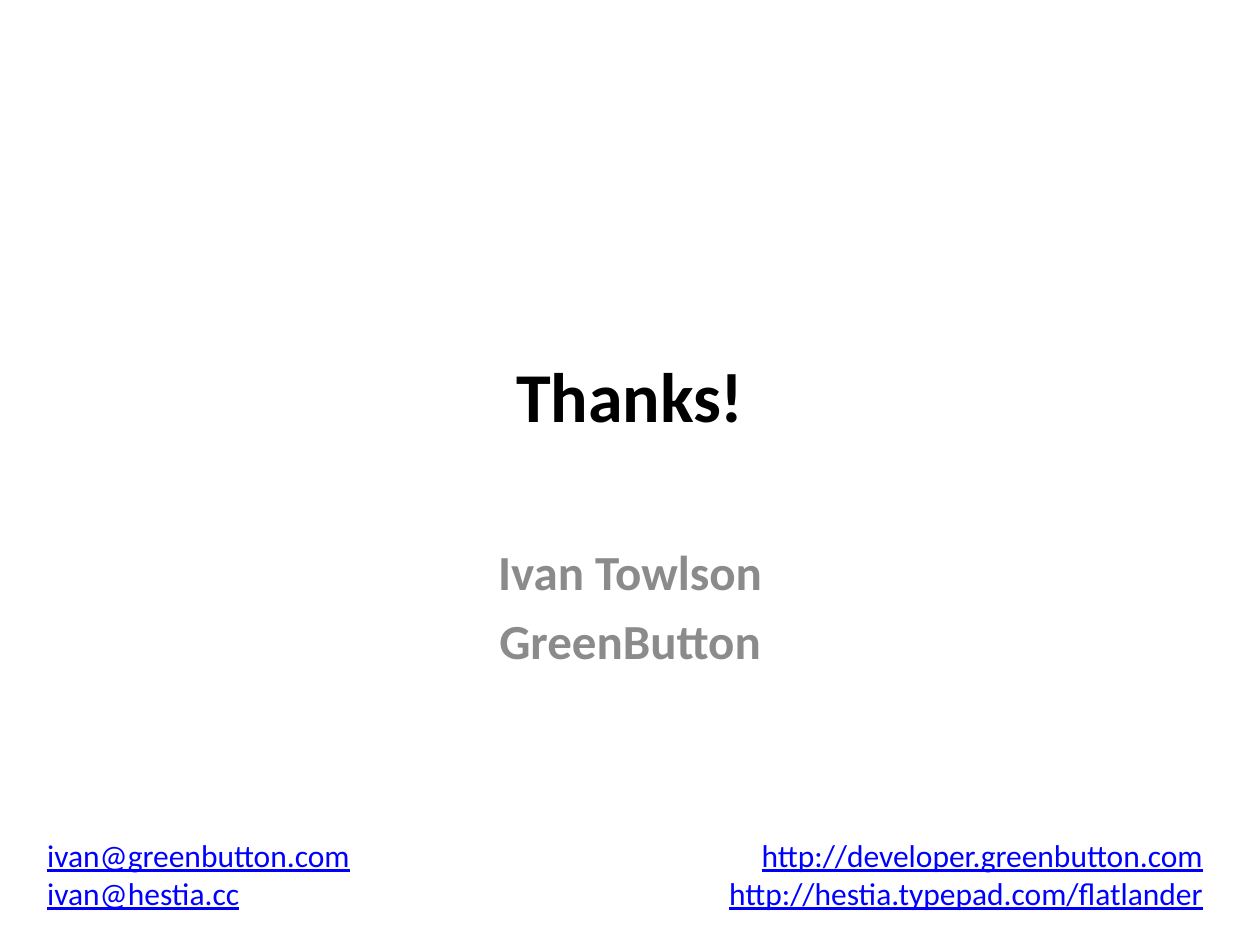
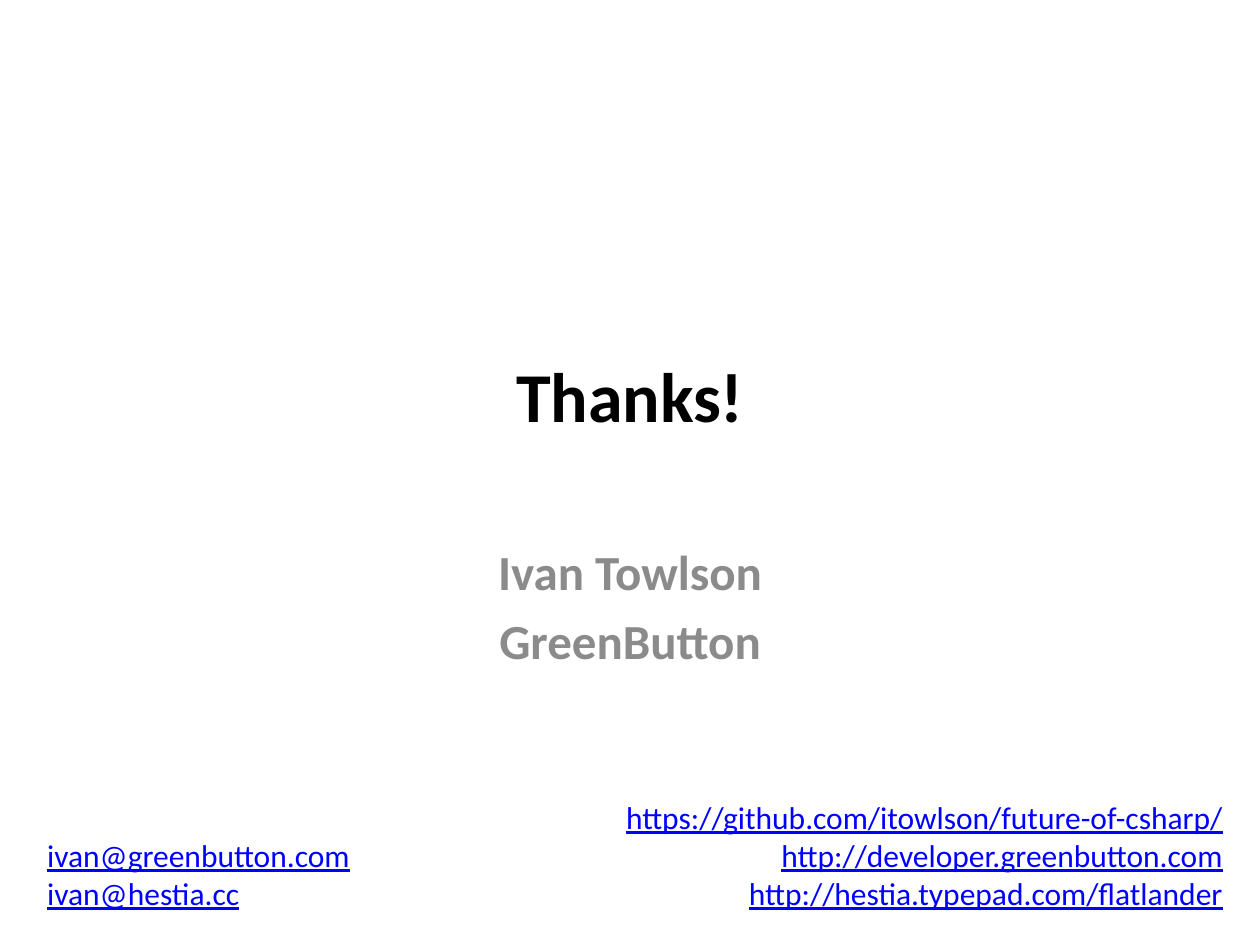
Before and after one commit to itowlson/future-of-csharp, a slide deck: slide 19 of The future of C#.pptx. Drawn at 1260x945 pixels with LibreOffice and Linux fonts; fonts in the diff are those of the drawing. Boxes give left, top, right and bottom in pixels: in the first picture for what was removed or moved away, otherwise in the second. Text is boxed around its words. In the diff, an @@ line names an element or a change of style, - is before the commit and + after.

```diff
--- a/The future of C#.pptx
+++ b/The future of C#.pptx
@@ text "https://github.com/itowlson/future-of-csharp/" moved from (x1=729, y1=845, x2=1203, y2=910) to (x1=626, y1=807, x2=1222, y2=910) @@
@@ text at (x1=626, y1=807, x2=1222, y2=835): paragraph added @@
+https://github.com/itowlson/future-of-csharp/
```
